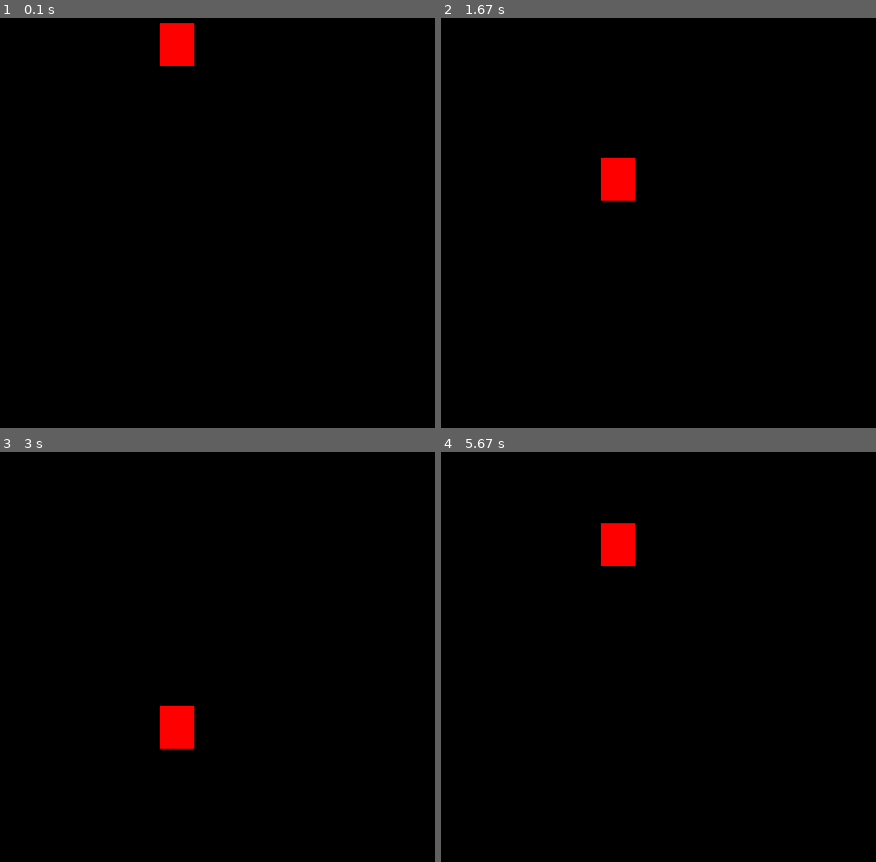
Above: before the commit, frames 1-4 (two rows, left to right).
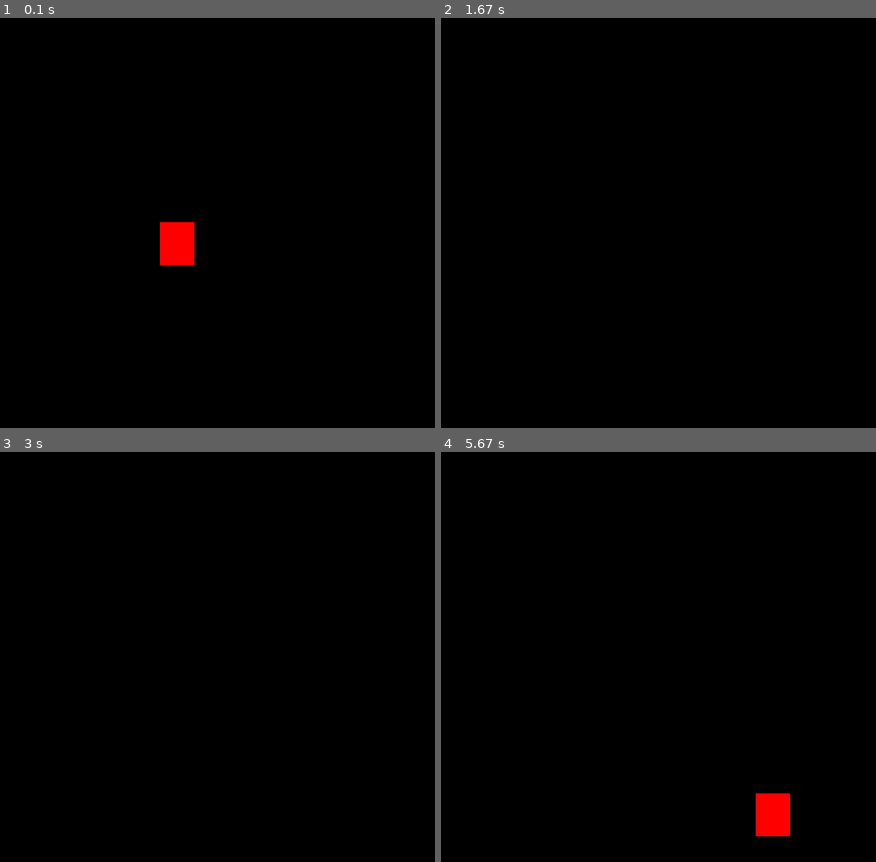
Above: after the commit, the same moments.

Repository: lomaferreira/pygame
Game: pygame game, started from init.py
Two runs of this game, one before a commit and one after it. Both use one fixed random seed, a clock stepped at 60 frames per second and the inputs below.
Inputs:
- Up to frame 1 (0.1 s): no input
- Up to frame 2 (1.67 s): hold D 0.33-0.8 s; hold W 0.83-1.13 s
- Up to frame 3 (3 s): hold A 1.67-2.2 s; hold S 2.23-2.53 s; hold A 2.57-2.97 s
- Up to frame 4 (5.67 s): hold D 3.4-4.03 s; hold S 4.07-4.43 s; hold W from 5.47 s (still down)

The runs differ from the first frame. In frame 1, 1.7% of the frame differs, in the area x 36-45%, y 1-61%; in frame 2, 0.8%; in frame 3, 0.8%; in frame 4, 1.7%.

Commit message:
movement controls

Diff:
--- a/init.py
+++ b/init.py
@@ -10,7 +10,7 @@
 largura = 640
 altura = 480
 x=largura/2 #controlam o movimento dos objetos(ta no centro(n exatamente))
-y=0
+y=altura/2
 
 relogio= pygame.time.Clock() #velocidade do movimento
 
@@ -21,7 +21,7 @@
 # loop infinito principal do jogo(atualização do jogo)
 while True:
     tela.fill((0,0,0))#preenche a tela da cor preta a cada interação(n ver a prolongação do movimento )
-    relogio.tick(100)
+    relogio.tick(50)
 
     # detecta se algum evento ocorreu
     for event in pygame.event.get():
@@ -30,11 +30,16 @@
             pygame.quit()
             exit()
 
+    if pygame.key.get_pressed()[K_a]:# Se teclar ou precionar a tecla A
+         x-=20
+    if pygame.key.get_pressed()[K_d]:
+        x+=20
+    if pygame.key.get_pressed()[K_w]:
+        y-=20
+    if pygame.key.get_pressed()[K_s]:
+        y+=20
 
     pygame.draw.rect(tela,(255,0,0),(x,y,40,50))#desenha objeto na tela(superfice, cor, posição(x,y,width,height))
-    if(y>=altura):  #não sumir da tela
-        y=0
-    y+=1
 
 
 
@@ -52,3 +57,23 @@
     pygame.draw.circle(tela,(0,98,55),(300,260),40)# 40 é o raio
     pygame.draw.line(tela,(255,255,0),(390,10),(90,600),10)# coordenada inicio e fim da linha e espersura da linha
     '''
+
+    '''
+    if(y>=altura):  #não sumir da tela o objeto
+        y=0
+    y+=1
+    '''
+
+
+    '''
+        #controla movimentos(dentro do for event)
+        if event.type == KEYDOWN:#qualquer tecla
+           if event.key==K_a: #tecla A
+               x-=20
+           if event.key==K_d: #tecla D
+               x+=20
+           if event.key==K_w: #tecla W
+               y-=20
+           if event.key==K_s: #tecla S
+               y+=20
+        '''
